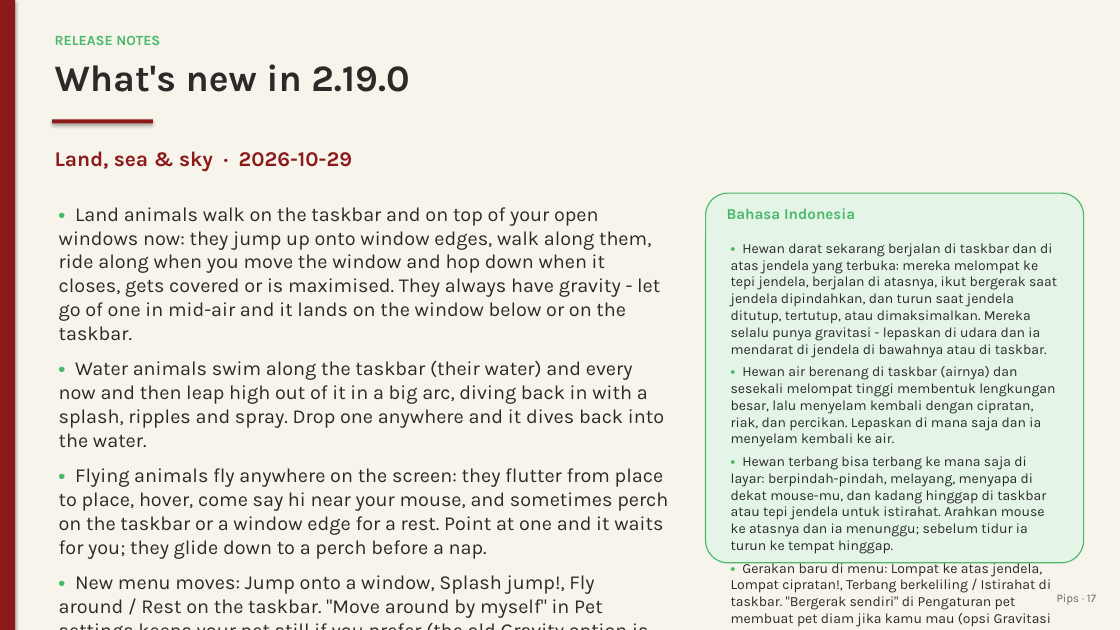
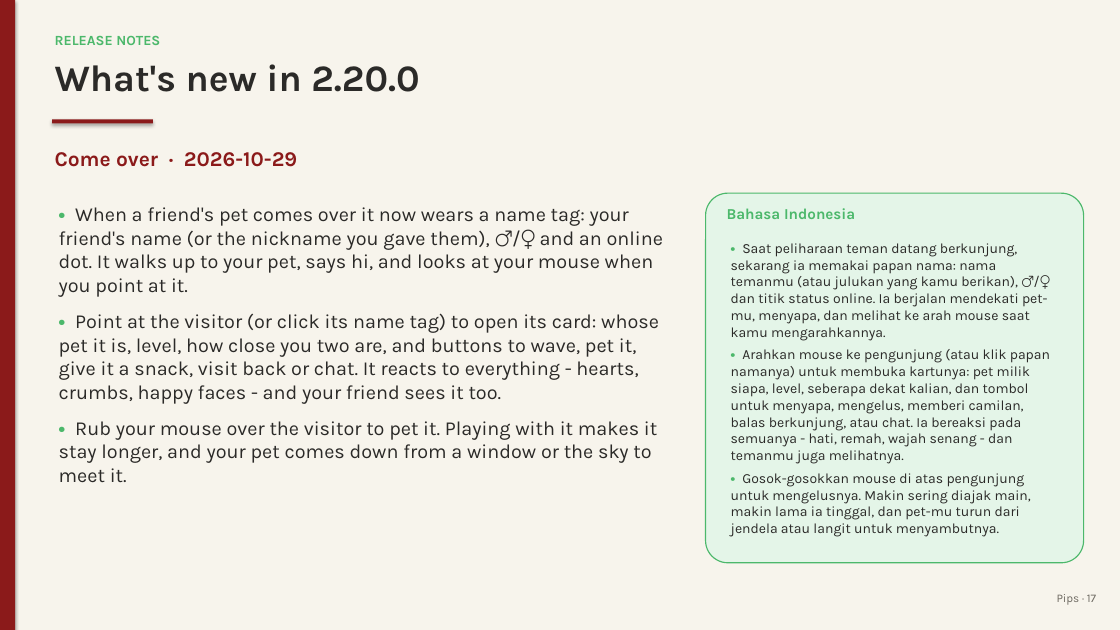
Before and after one commit to juw12/projects, a slide deck: slide 17 of apps/pips/web/download/Pips-Guide.pptx. Drawn at 1120x630 pixels with LibreOffice and Linux fonts; fonts in the diff are those of the drawing. Boxes give left, top, right and bottom in pixels: in the first picture for what was removed or moved away, otherwise in the second. Text is boxed around its words. In the diff, an @@ line names an element or a change of style, - is before the commit and + after.

Commit message:
pips 2.20.0: Come over

```diff
--- a/apps/pips/web/download/Pips-Guide.pptx
+++ b/apps/pips/web/download/Pips-Guide.pptx
@@ text at <box>55,64,419,92</box>: text changed @@
-What's new in 2.19.0
+What's new in 2.20.0
@@ text at <box>55,152,297,167</box>: text changed @@
-Land, sea & sky · 2026-10-29
+Come over · 2026-10-29
@@ text at <box>59,207,663,482</box>: text changed @@
-• Land animals walk on the taskbar and on top of your open windows now: they jump up onto window edges, walk along them, ride along when you move the window and hop down when it closes, gets covered or is maximised. They always have gravity - let go of one in mid-air and it lands on the window below or on the taskbar.
-• Water animals swim along the taskbar (their water) and every now and then leap high out of it in a big arc, diving back in with a splash, ripples and spray. Drop one anywhere and it dives back into the water.
-• Flying animals fly anywhere on the screen: they flutter from place to place, hover, come say hi near your mouse, and sometimes perch on the taskbar or a window edge for a rest. Point at one and it waits for you; they glide down to a perch before a nap.
-• New menu moves: Jump onto a window, Splash jump!, Fly around / Rest on the taskbar. "Move around by myself" in Pet settings keeps your pet still if you prefer (the old Gravity option is gone - land animals always fall now).
+• When a friend's pet comes over it now wears a name tag: your friend's name (or the nickname you gave them), ♂/♀ and an online dot. It walks up to your pet, says hi, and looks at your mouse when you point at it.
+• Point at the visitor (or click its name tag) to open its card: whose pet it is, level, how close you two are, and buttons to wave, pet it, give it a snack, visit back or chat. It reacts to everything - hearts, crumbs, happy faces - and your friend sees it too.
+• Rub your mouse over the visitor to pet it. Playing with it makes it stay longer, and your pet comes down from a window or the sky to meet it.
@@ text at <box>731,243,1050,537</box>: text changed @@
-• Hewan darat sekarang berjalan di taskbar dan di atas jendela yang terbuka: mereka melompat ke tepi jendela, berjalan di atasnya, ikut bergerak saat jendela dipindahkan, dan turun saat jendela ditutup, tertutup, atau dimaksimalkan. Mereka selalu punya gravitasi - lepaskan di udara dan ia mendarat di jendela di bawahnya atau di taskbar.
-• Hewan air berenang di taskbar (airnya) dan sesekali melompat tinggi membentuk lengkungan besar, lalu menyelam kembali dengan cipratan, riak, dan percikan. Lepaskan di mana saja dan ia menyelam kembali ke air.
-• Hewan terbang bisa terbang ke mana saja di layar: berpindah-pindah, melayang, menyapa di dekat mouse-mu, dan kadang hinggap di taskbar atau tepi jendela untuk istirahat. Arahkan mouse ke atasnya dan ia menunggu; sebelum tidur ia turun ke tempat hinggap.
-• Gerakan baru di menu: Lompat ke atas jendela, Lompat cipratan!, Terbang berkeliling / Istirahat di taskbar. "Bergerak sendiri" di Pengaturan pet membuat pet diam jika kamu mau (opsi Gravitasi lama dihapus - hewan darat sekarang selalu jatuh).
+• Saat peliharaan teman datang berkunjung, sekarang ia memakai papan nama: nama temanmu (atau julukan yang kamu berikan), ♂/♀ dan titik status online. Ia berjalan mendekati pet-mu, menyapa, dan melihat ke arah mouse saat kamu mengarahkannya.
+• Arahkan mouse ke pengunjung (atau klik papan namanya) untuk membuka kartunya: pet milik siapa, level, seberapa dekat kalian, dan tombol untuk menyapa, mengelus, memberi camilan, balas berkunjung, atau chat. Ia bereaksi pada semuanya - hati, remah, wajah senang - dan temanmu juga melihatnya.
+• Gosok-gosokkan mouse di atas pengunjung untuk mengelusnya. Makin sering diajak main, makin lama ia tinggal, dan pet-mu turun dari jendela atau langit untuk menyambutnya.
```
Also in this commit, not shown: 3 other slides changed, 12 other files.
